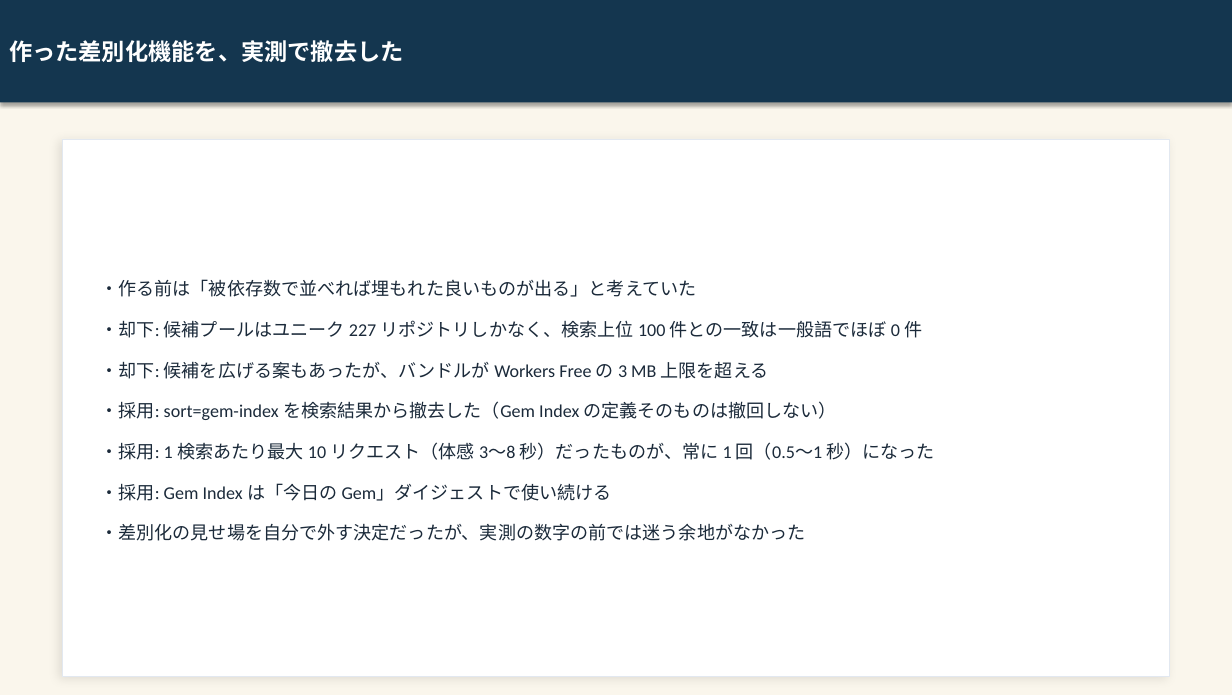
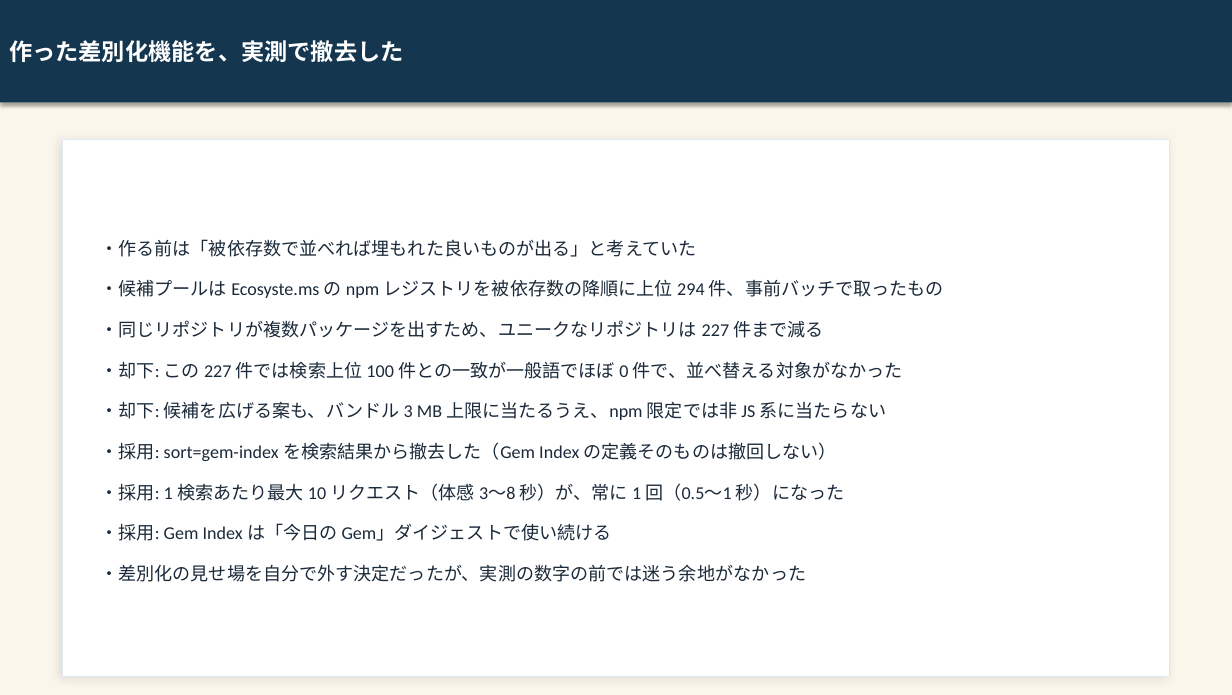
Before and after one commit to kai-kou/gem-hunter, a slide deck: slide 16 of content/slides/project-explanation-20260822/output/gem-hunter_text.pptx. Drawn at 1232x695 pixels with LibreOffice and Linux fonts; fonts in the diff are those of the drawing. Boxes give left, top, right and bottom in pixels: in the first picture for what was removed or moved away, otherwise in the second. Text is boxed around its words. In the diff, an @@ line names an element or a change of style, - is before the commit and + after.

```diff
--- a/content/slides/project-explanation-20260822/output/gem-hunter_text.pptx
+++ b/content/slides/project-explanation-20260822/output/gem-hunter_text.pptx
@@ text at [100,279,944,420]: text changed @@
-・却下: 候補プールはユニーク 227 リポジトリしかなく、検索上位 100 件との一致は一般語でほぼ 0 件
-・却下: 候補を広げる案もあったが、バンドルが Workers Free の 3 MB 上限を超える
+・候補プールは Ecosyste.ms の npm レジストリを被依存数の降順に上位 294 件、事前バッチで取ったもの
+・同じリポジトリが複数パッケージを出すため、ユニークなリポジトリは 227 件まで減る
+・却下: この 227 件では検索上位 100 件との一致が一般語でほぼ 0 件で、並べ替える対象がなかった
+・却下: 候補を広げる案も、バンドル 3 MB 上限に当たるうえ、npm 限定では非 JS 系に当たらない
@@ text at [100,483,844,501]: text changed @@
-・採用: 1 検索あたり最大 10 リクエスト（体感 3〜8 秒）だったものが、常に 1 回（0.5〜1 秒）になった
+・採用: 1 検索あたり最大 10 リクエスト（体感 3〜8 秒）が、常に 1 回（0.5〜1 秒）になった
```
Also in this commit, not shown: 2 other slides changed, 1 slide removed, 7 other files.
